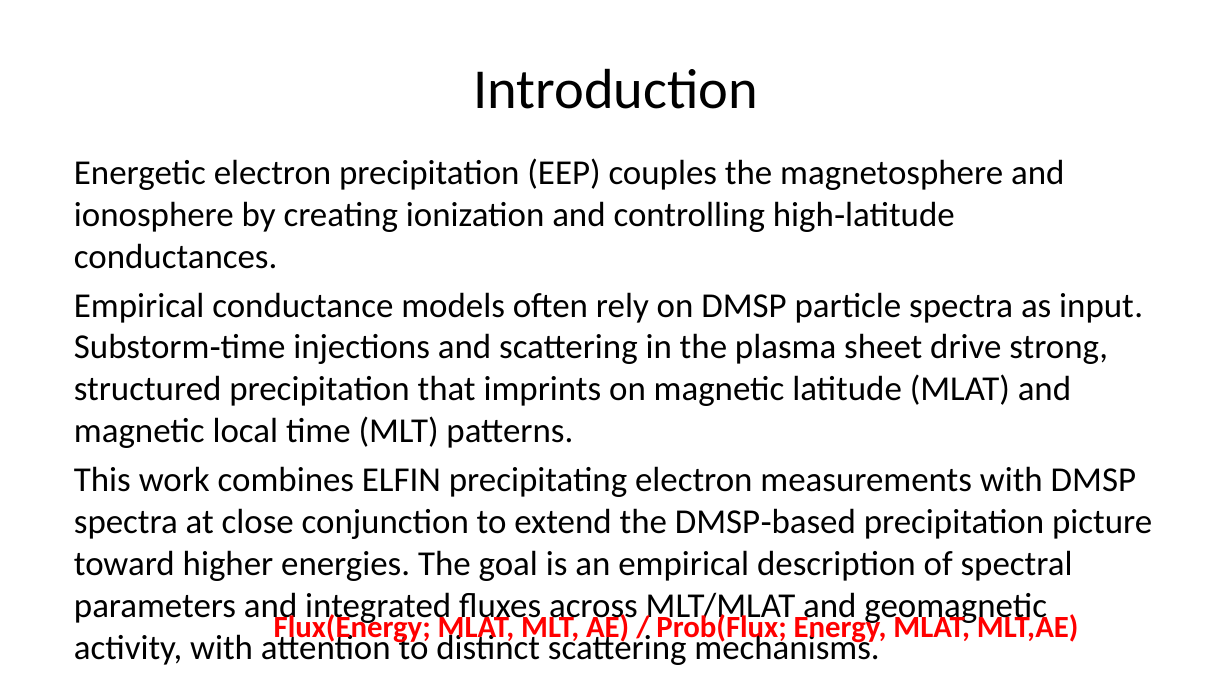
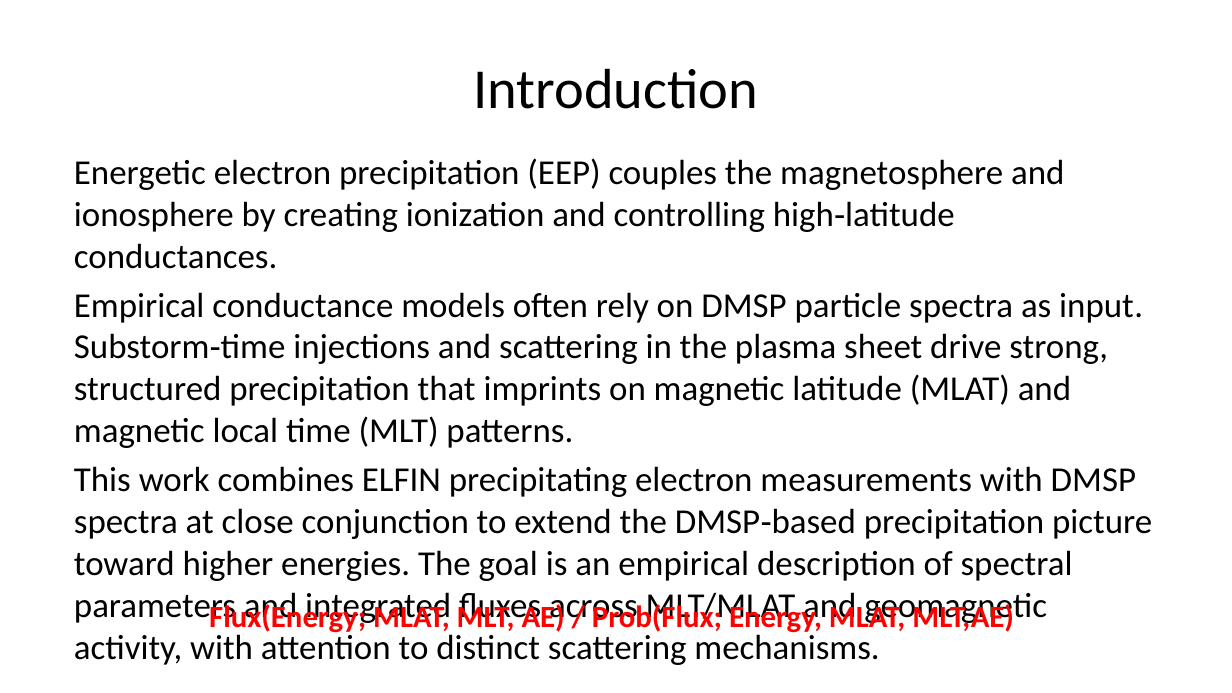
Before and after one commit to Beforerr/dmsp_elfin, a slide deck: slide 2 of files/article.pptx. Drawn at 1232x693 pixels with LibreOffice and Linux fonts; fonts in the diff are those of the drawing. Boxes give left, top, right and bottom in pixels: in the first picture for what was removed or moved away, otherwise in the second. Text is boxed around its words. In the diff, an @@ line names an element or a change of style, - is before the commit and + after.

```diff
--- a/files/article.pptx
+++ b/files/article.pptx
@@ text "Flux(Energy; MLAT, MLT, AE) / ...": place and size @@
-text "Flux(Energy; MLAT, MLT, AE) / ..." at box(274, 611, 1079, 645)
+text "Flux(Energy; MLAT, MLT, AE) / ..." at box(209, 601, 1014, 635)
```
Also in this commit, not shown: 7 other slides changed, 2 slides added, 3 slides removed, 1 other file.
